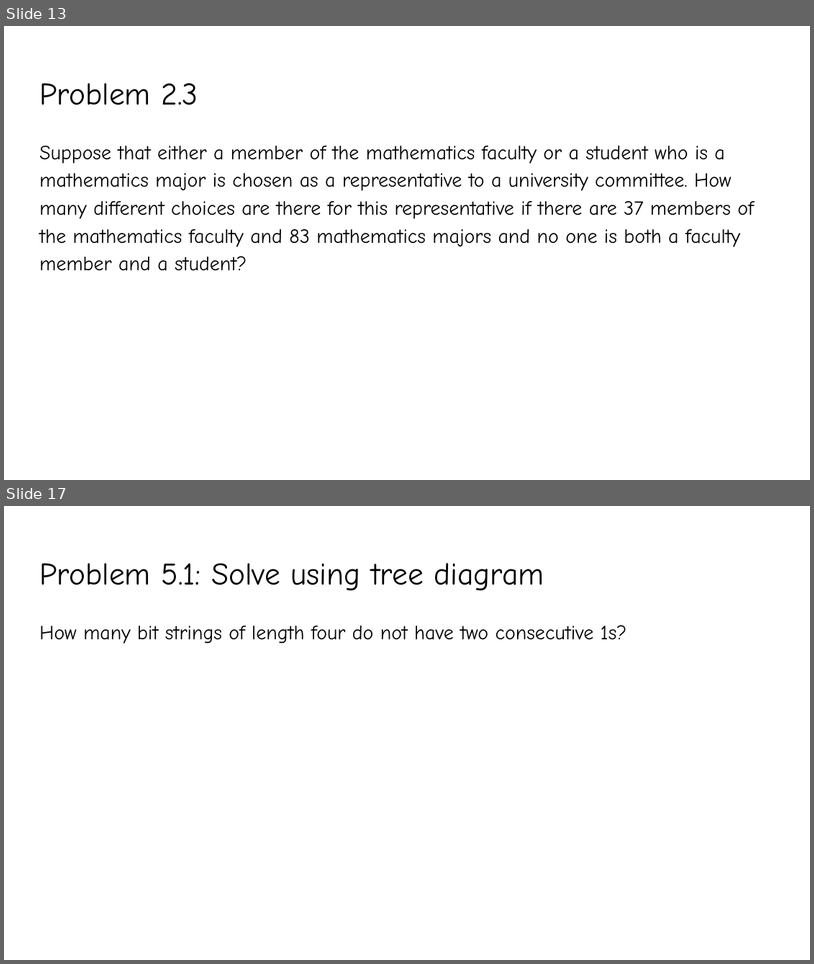
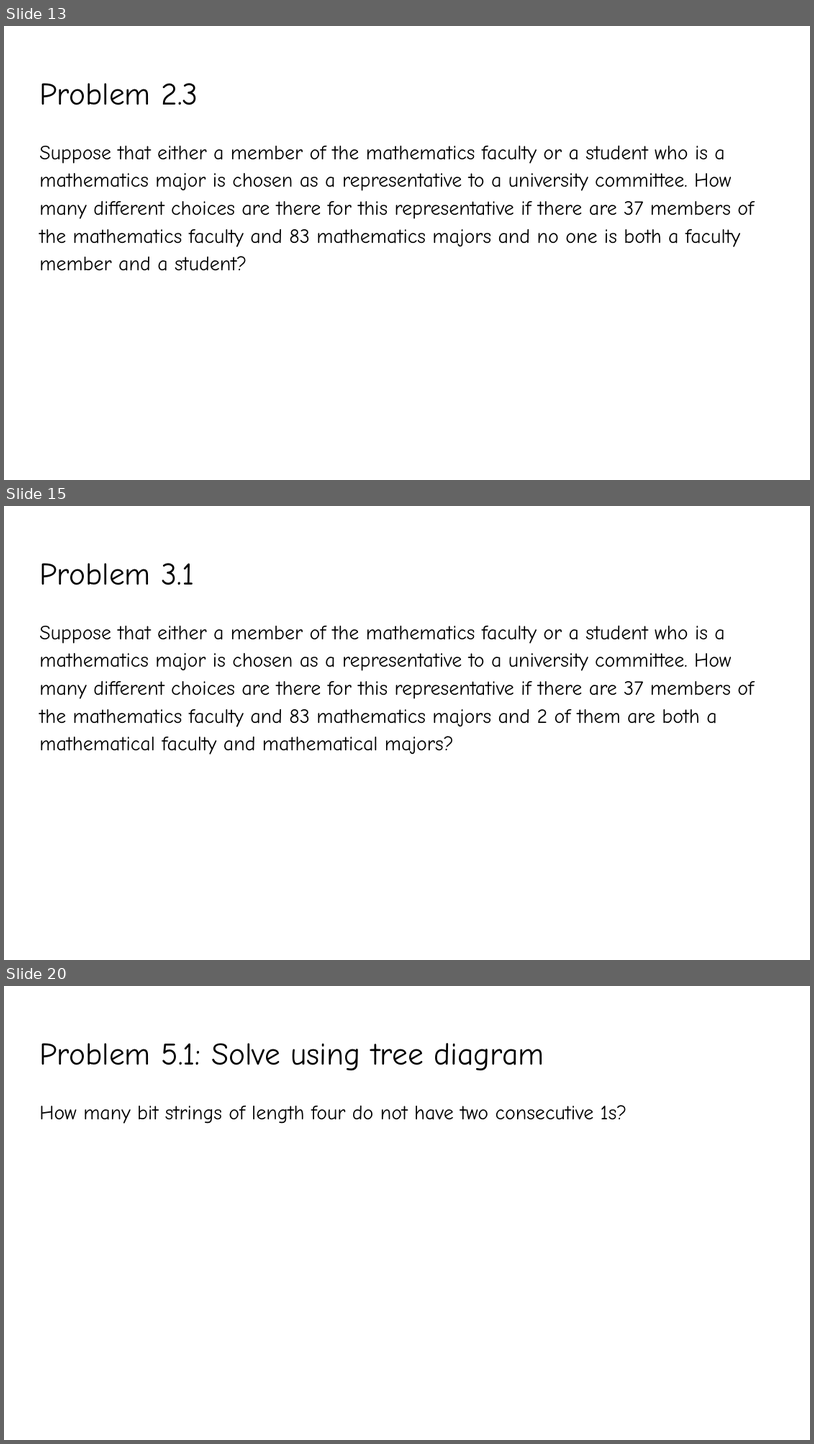
Before and after one commit to YeasirRayhanPrince/yeasirrayhanprince.github.io, a slide deck: cse106/slides/Lecture7.pptx. Shown one above the other, each under a label of ours: slides 13 and 17 before the commit, slides 13, 15 and 20 after it; the slides between them are not shown. The pictures are 814x964 and 814x1444 pixels, drawn with LibreOffice and Linux fonts; fonts in the diff are those of the drawing. Boxes give left, top, right and bottom in pixels: in the first picture for what was removed or moved away, otherwise in the second. Text is boxed around its words. In the diff, an @@ line names an element or a change of style, - is before the commit and + after.

```diff
--- a/cse106/slides/Lecture7.pptx
+++ b/cse106/slides/Lecture7.pptx
@@ slide 15 added at [4, 506, 810, 960], background #FFFFFF @@
@@ title added at [39, 563, 194, 585], 28 pt, text #000000 @@
+Problem 3.1
@@ text added at [39, 626, 754, 754], 18 pt, text #000000 @@
+Suppose that either a member of the mathematics faculty or a student who is a mathematics major is chosen as a representative to a university committee. How many different choices are there for this representative if there are 37 members of the mathematics faculty and 83 mathematics majors and 2 of them are both a mathematical faculty and mathematical majors?
@@ what was slide 17 is now slide 20 @@
```
Also in this commit, not shown: 5 slides changed, 2 other slides added, 2 slides removed, 2 other files.
